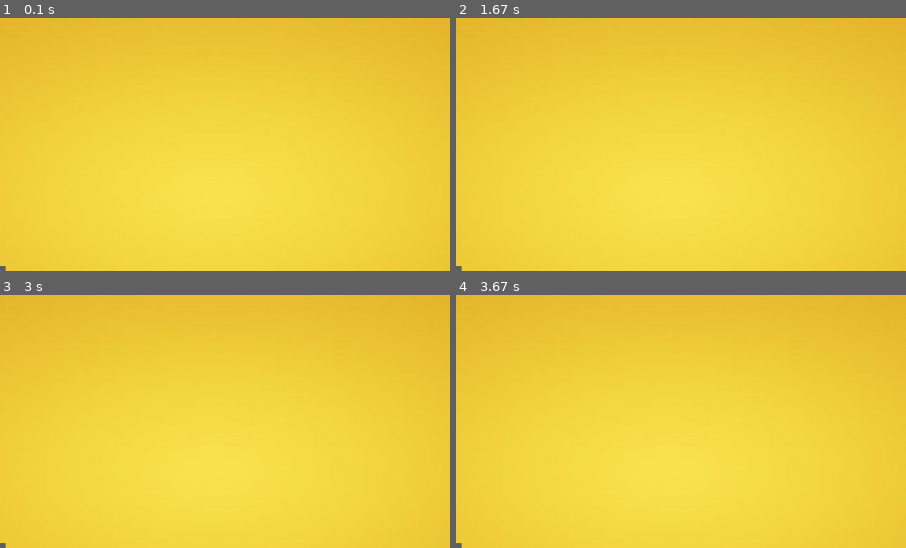
Above: before the commit, frames 1-4 (two rows, left to right).
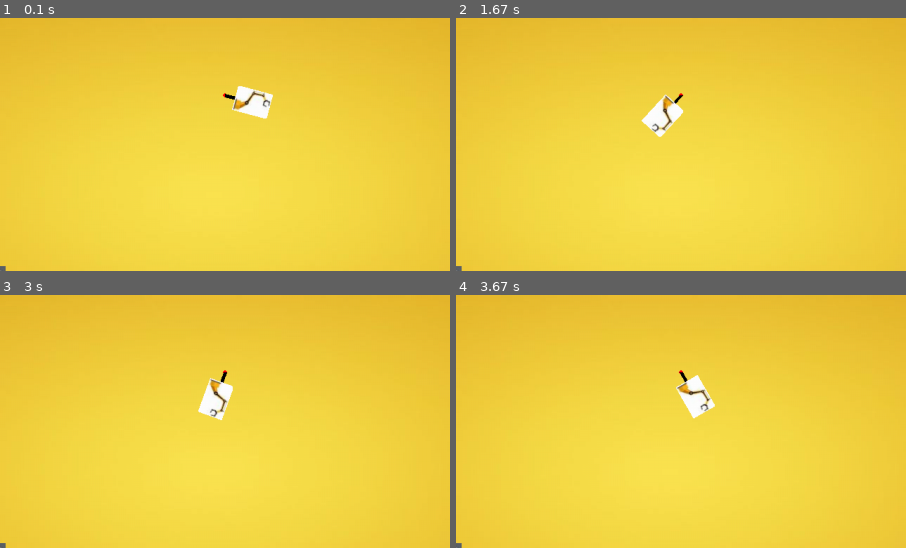
Above: after the commit, the same moments.

Repository: ChaeHyunsic/Python
Game: pygame game, started from pygame_goldminer/pygame_goldminer.py
Two runs of this game, one before a commit and one after it. Both use one fixed random seed, a clock stepped at 60 frames per second and the inputs below.
Inputs:
- Up to frame 1 (0.1 s): no input
- Up to frame 2 (1.67 s): no input
- Up to frame 3 (3 s): no input
- Up to frame 4 (3.67 s): no input
The pictures show only the part of the screen within x 25-75%, y 0-50%; the shares and areas given below are measured in that part.

The runs differ from the first frame. In frame 1, 0.9% of the frame differs, in the area x 49-61%, y 26-40%; in frame 2, 0.9%; in frame 3, 0.9%, in the area x 44-52%, y 29-50%; in frame 4, 0.9%.

Commit message:
add claw function

Diff:
--- a/pygame_goldminer/pygame_goldminer.py
+++ b/pygame_goldminer/pygame_goldminer.py
@@ -1,17 +1,63 @@
 import pygame
 import os
+
 
 class gemstone(pygame.sprite.Sprite):   # 4가지 종류 보석의 rect 정보를 class로 관리
     def __init__(self, image, position):
         super().__init__()
         self.image = image
-        self.rect = image.get_rect(center = position)
+        self.rect = image.get_rect(center=position)
+
+
+class claw(pygame.sprite.Sprite):   # 집게 rect 정보를 class로 관리
+    def __init__(self, image, postion):
+        super().__init__()
+        self.image = image
+        self.original_image = image
+        self.rect = image.get_rect(center=postion)
+
+        self.offset = pygame.math.Vector2(40, 0)   # 집게의 pivot을 중심으로 움직이는 값
+        self.postion = postion  # 집게의 pivot
+
+        self.direction = -1  # 집게의 이동 방향
+        self.angle_speed = 2.5  # 집게의 좌우 이동 속도
+        self.angle = 10  # 집게의 각도
+
+    def draw(self, screen):  # group이 아닌 객체에서 draw 메소드를 사용하기 위해 선언
+        pygame.draw.circle(screen, (255, 0, 0),
+                           self.postion, 3)  # 집게의 pivot 표시
+        pygame.draw.line(screen, (0, 0, 0), self.postion,
+                         self.rect.center, 5)   # 집게가 움직이는 동선 표시
+        screen.blit(self.image, self.rect)
+
+    def update(self):   # 집게의 설정 반dud
+        if self.direction == -1:    # 집게가 왼쪽으로 이동하고 있는 경우
+            self.angle += self.angle_speed
+        elif self.direction == 1:   # 집게가 오른쪽으로 이동하고 있는 경우
+            self.angle -= self.angle_speed
+
+        if self.angle > 170:    # 집게가 왼쪽 끝에 도달한 경우
+            self.angle = 170
+            self.direction = 1
+        elif self.angle < 10:   # 집게가 오른쪽 끝에 도달한 경우
+            self.angle = 10
+            self.direction = -1
+
+        self.rotate()
+
+    def rotate(self):   # 각도에 따라 집게 회전
+        self.image = pygame.transform.rotozoom(
+            self.original_image, -self.angle, 1)
+        offset_rotated = self.offset.rotate(self.angle)
+        self.rect = self.image.get_rect(center=self.postion + offset_rotated)
+
 
 def gemstone_setup():   # 4가지 종류 보석 그룹화
     gemstone_group.add(gemstone(gemstone_images[0], (200, 380)))
     gemstone_group.add(gemstone(gemstone_images[1], (300, 500)))
     gemstone_group.add(gemstone(gemstone_images[2], (300, 380)))
     gemstone_group.add(gemstone(gemstone_images[3], (900, 420)))
+
 
 pygame.init()   # pygame 시작
 
@@ -41,6 +87,10 @@
 gemstone_group = pygame.sprite.Group()
 gemstone_setup()
 
+# 집게 생성
+claw_image = pygame.image.load(os.path.join(current_path, "claw.jpg"))
+claw_group = claw(claw_image, (screen_width // 2, 110))
+
 # 게임 진행 루프
 running = True
 while running:
@@ -49,9 +99,11 @@
         if event.type == pygame.QUIT:   # 창닫기 이벤트 발생시 실행
             running = False
 
-    screen.blit(background, (0, 0)) # 게임 배경 지정
-    gemstone_group.draw(screen) # 보석 그룹 노출
+    screen.blit(background, (0, 0))  # 게임 배경 지정
+    gemstone_group.draw(screen)  # 보석 그룹 생성
+    claw_group.update()  # 집게 설정 반영
+    claw_group.draw(screen)  # 집게 생성
 
-    pygame.display.update() # 변동사항 반영
+    pygame.display.update()  # 변동사항 반영
 
 pygame.quit()   # pygame 종료
Binary file added: pygame_goldminer/claw.jpg
